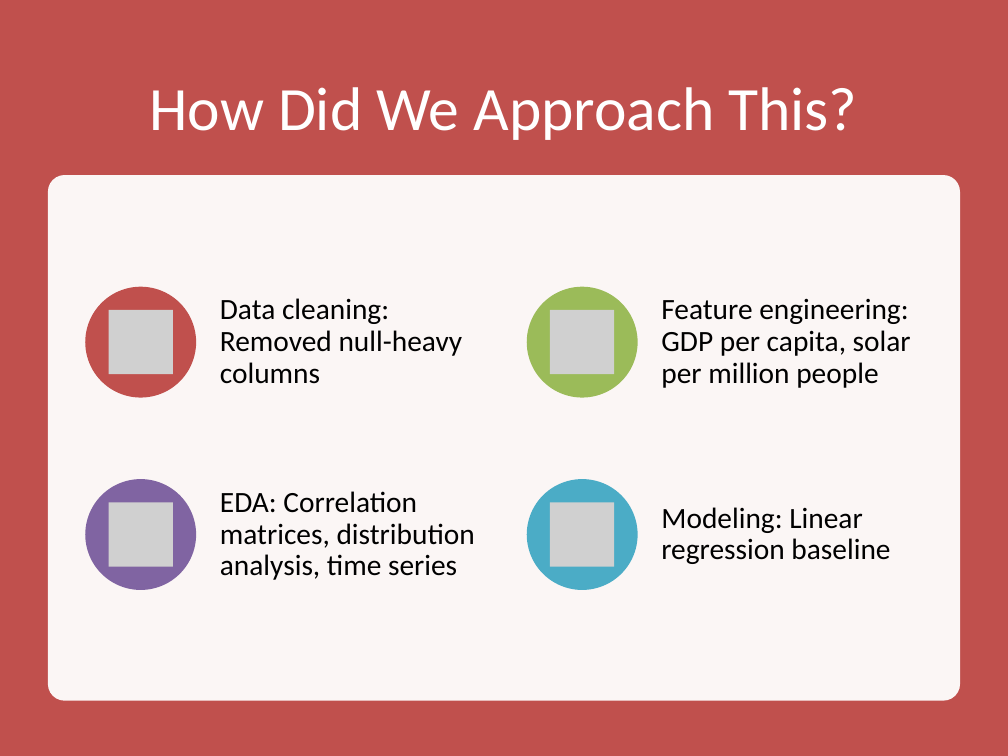
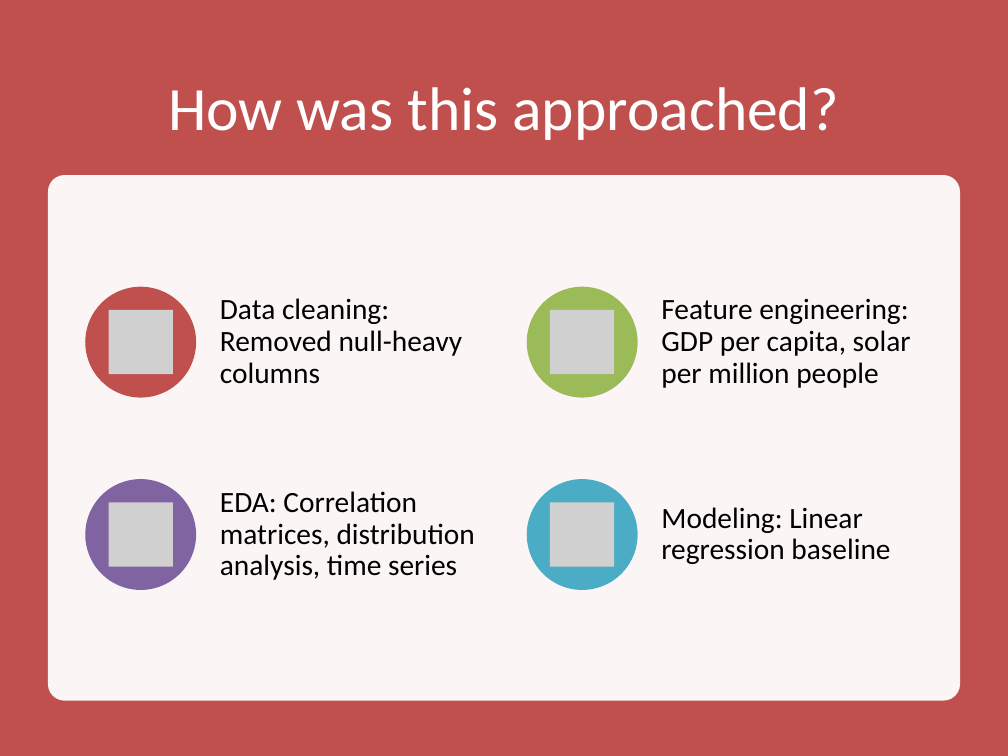
Before and after one commit to mjmustaf/energy-forecast-capstone, a slide deck: slide 4 of presentation/Predicting_Solar_Energy_Capstone_ML.pptx. Drawn at 1008x756 pixels with LibreOffice and Linux fonts; fonts in the diff are those of the drawing; grey boxes stand for pictures. Boxes give left, top, right and bottom in pixels: in the first picture for what was removed or moved away, otherwise in the second. Text is boxed around its words. In the diff, an @@ line names an element or a change of style, - is before the commit and + after.

```diff
--- a/presentation/Predicting_Solar_Energy_Capstone_ML.pptx
+++ b/presentation/Predicting_Solar_Energy_Capstone_ML.pptx
@@ title at [168,87,838,140]: text changed @@
-How Did We Approach This?
+How was this approached?
```
Also in this commit, not shown: 1 other slide changed, 2 slides added, 1 slide removed, 1 other file.
